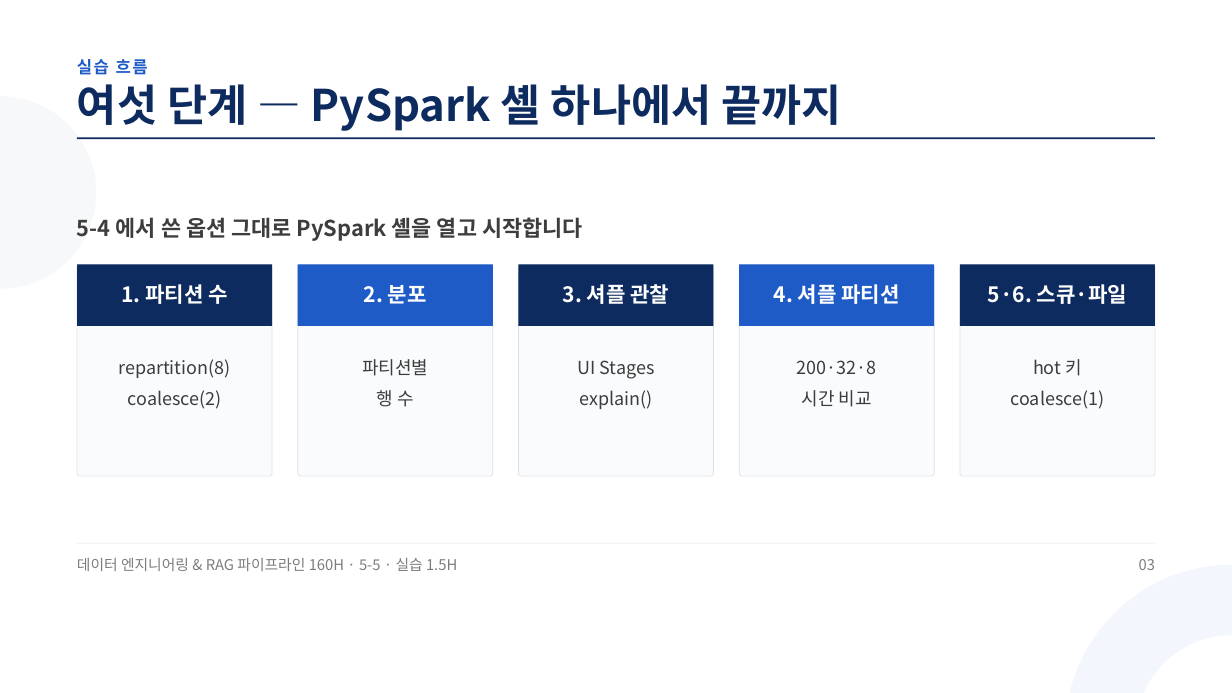
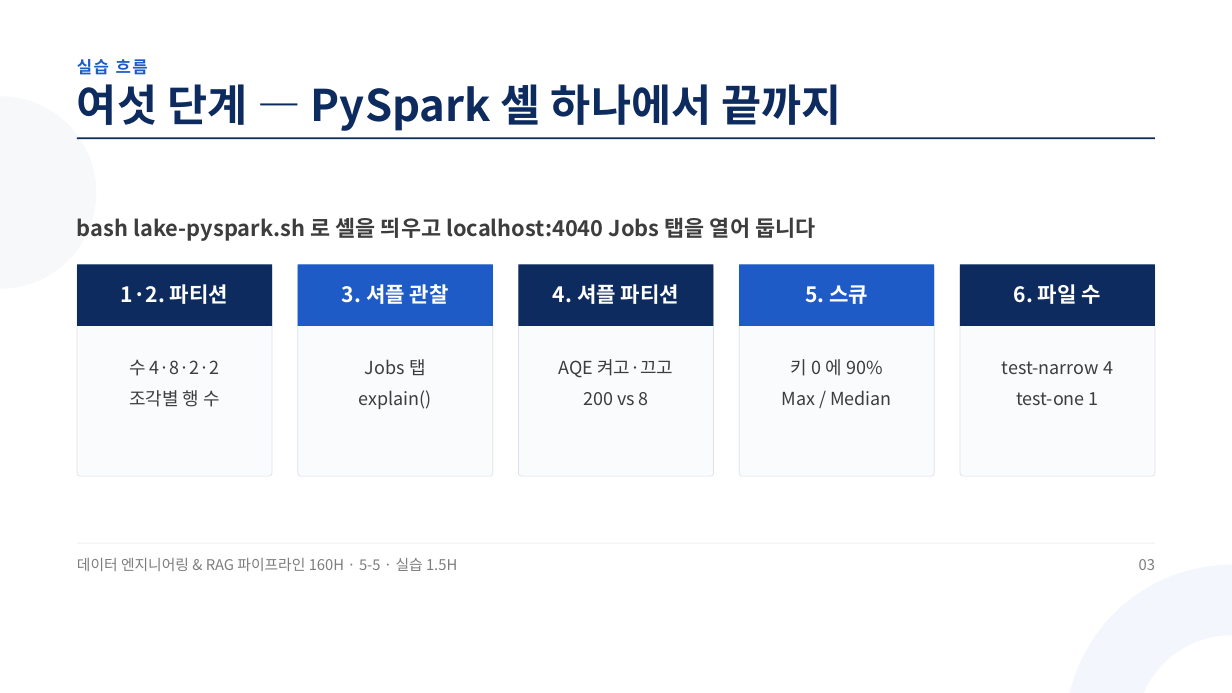
Before and after one commit to aebonlee/materials, a slide deck: slide 3 of data-eng/decks/w5d5s2.pptx. Drawn at 1232x693 pixels with LibreOffice and Linux fonts; fonts in the diff are those of the drawing. Boxes give left, top, right and bottom in pixels: in the first picture for what was removed or moved away, otherwise in the second. Text is boxed around its words. In the diff, an @@ line names an element or a change of style, - is before the commit and + after.

```diff
--- a/data-eng/decks/w5d5s2.pptx
+++ b/data-eng/decks/w5d5s2.pptx
@@ text at [77, 217, 815, 241]: text changed @@
-5-4 에서 쓴 옵션 그대로 PySpark 셸을 열고 시작합니다
+bash lake-pyspark.sh 로 셸을 띄우고 localhost:4040 Jobs 탭을 열어 둡니다
@@ text at [121, 284, 228, 304]: text changed @@
-1. 파티션 수
+1·2. 파티션
@@ text at [342, 284, 449, 304]: text changed @@
-2. 분포
+3. 셔플 관찰
@@ text at [553, 284, 679, 304]: text changed @@
-3. 셔플 관찰
+4. 셔플 파티션
@@ text at [805, 285, 868, 304]: text changed @@
-4. 셔플 파티션
+5. 스큐
@@ text at [1014, 284, 1101, 304]: text changed @@
-5·6. 스큐·파일
+6. 파일 수
@@ text at [129, 359, 220, 407]: text changed @@
-repartition(8)
-coalesce(2)
+수 4·8·2·2
+조각별 행 수
@@ text at [359, 359, 432, 409]: text changed @@
-파티션별
-행 수
+Jobs 탭
+explain()
@@ text at [559, 359, 673, 405]: text changed @@
-UI Stages
-explain()
+AQE 켜고·끄고
+200 vs 8
@@ text at [782, 359, 892, 405]: text changed @@
-200·32·8
-시간 비교
+키 0 에 90%
+Max / Median
@@ text at [1002, 361, 1113, 405]: text changed @@
-hot 키
-coalesce(1)
+test-narrow 4
+test-one 1
```
Also in this commit, not shown: 7 other slides changed, 3 slides added, 2 slides removed, 11 other files.
